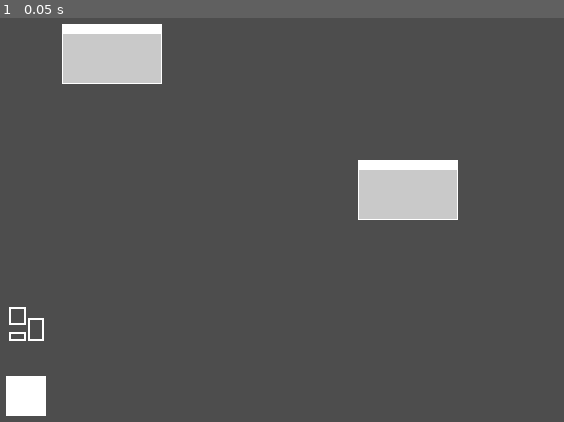
Above: before the commit, frame 1.
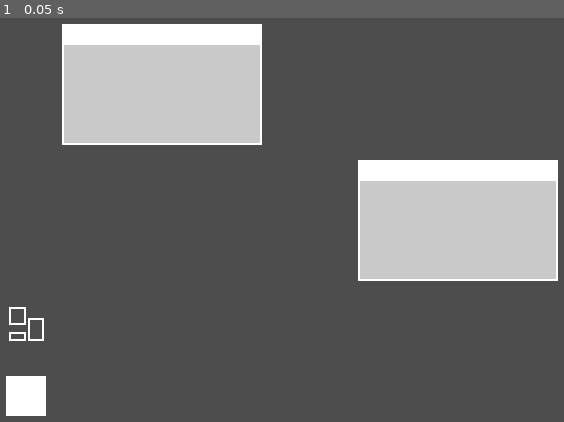
Above: after the commit, the same moment.

Repository: TripleCubes/DigitalGarden
Game: Godot game, scene res://Scenes/main.tscn
The game is run twice, just before and just after one commit, with the same random seed, the same clock (stepped at 60 frames per second) and the same inputs.
Inputs:
- Up to frame 1 (0.05 s): no input

The runs differ from the first frame. In frame 1, 17% of the frame differs, in the area x 10-99%, y 1-66%.

Commit message:
Add desktop icon scaling

Diff:
--- a/Scenes/main.tscn
+++ b/Scenes/main.tscn
@@ -9,6 +9,7 @@
 script = ExtResource("1_h5qxm")
 
 [node name="Desktop" type="Node2D" parent="."]
+texture_filter = 1
 
 [node name="Icon_ShowAllWindows" parent="Desktop" instance=ExtResource("2_274kd")]
 position = Vector2(56, 360)
@@ -18,6 +19,7 @@
 position = Vector2(56, 432)
 
 [node name="WindowList" type="Node2D" parent="."]
+texture_filter = 1
 
 [node name="Window" parent="WindowList" instance=ExtResource("1_yk6yn")]
 position = Vector2(408, 216)
--- a/Scripts/desktop_icon.gd
+++ b/Scripts/desktop_icon.gd
@@ -10,6 +10,8 @@
 
 var icon_function: Callable
 
+var icon_scale: float = 1
+
 var pressed: bool = false
 var just_pressed: bool = false
 var double_clicked: bool = false
@@ -21,6 +23,8 @@
 var just_clicked_at: float = 0
 
 func _draw():
+	draw_set_transform(Vector2(0, 0), 0, Vector2(icon_scale, icon_scale))
+
 	if texture != null:
 		draw_texture(texture, Vector2(0, 0))
 	else:
@@ -67,7 +71,7 @@
 	if Input.is_action_just_pressed("mouse_left"):
 		var local_mouse_pos: Vector2 = get_local_mouse_position()
 		if local_mouse_pos.x >= 0 and local_mouse_pos.y >= 0 \
-		and local_mouse_pos.x <= ICON_WIDTH and local_mouse_pos.y <= ICON_WIDTH:
+		and local_mouse_pos.x <= ICON_WIDTH * icon_scale and local_mouse_pos.y <= ICON_WIDTH * icon_scale:
 			pressed = true
 			just_pressed = true
 			if not double_clicked and Time.get_ticks_msec() - just_clicked_at < DOUBLE_CLICK_TIME:
--- a/Scripts/window.gd
+++ b/Scripts/window.gd
@@ -8,7 +8,7 @@
 const WINDOW_MIN_H: float = 60
 const WINDOW_BAR_H: float = 10
 
-var window_scale: float = 1
+var window_scale: float = 2
 
 var left_border_pressed: bool = false
 var top_border_pressed: bool = false
@@ -27,15 +27,17 @@
 var previous_mouse_pos: Vector2
 
 func _draw():
-	draw_rect(Rect2(WINDOW_BORDER_WIDTH/2 * window_scale, WINDOW_BAR_H * window_scale,
-					(window_w - WINDOW_BORDER_WIDTH/2) * window_scale,
-					(window_h - WINDOW_BAR_H) * window_scale),
+	draw_set_transform(Vector2(0, 0), 0, Vector2(window_scale, window_scale))
+
+	draw_rect(Rect2(WINDOW_BORDER_WIDTH/2, WINDOW_BAR_H,
+					window_w - WINDOW_BORDER_WIDTH/2,
+					window_h - WINDOW_BAR_H),
 					Color(0.79, 0.79, 0.79, 1))
-	draw_rect(Rect2(0, 0, window_w * window_scale, WINDOW_BAR_H * window_scale), Color(1, 1, 1, 1))
-	draw_rect(Rect2(WINDOW_BORDER_WIDTH/2 * window_scale, WINDOW_BAR_H * window_scale,
-					(window_w - WINDOW_BORDER_WIDTH) * window_scale,
-					(window_h - WINDOW_BAR_H) * window_scale),
-					Color(1, 1, 1, 1), false, WINDOW_BORDER_WIDTH * window_scale)
+	draw_rect(Rect2(0, 0, window_w, WINDOW_BAR_H), Color(1, 1, 1, 1))
+	draw_rect(Rect2(WINDOW_BORDER_WIDTH/2, WINDOW_BAR_H,
+					window_w - WINDOW_BORDER_WIDTH,
+					window_h - WINDOW_BAR_H),
+					Color(1, 1, 1, 1), false, WINDOW_BORDER_WIDTH)
 
 func window_ordered_update(_delta: float) -> void:
 	border_press_check()
